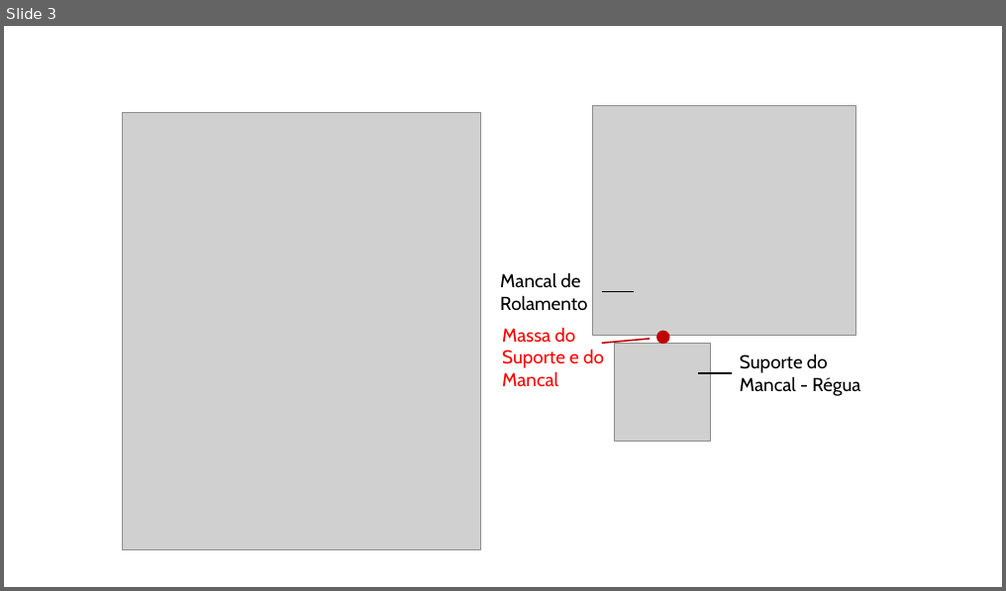
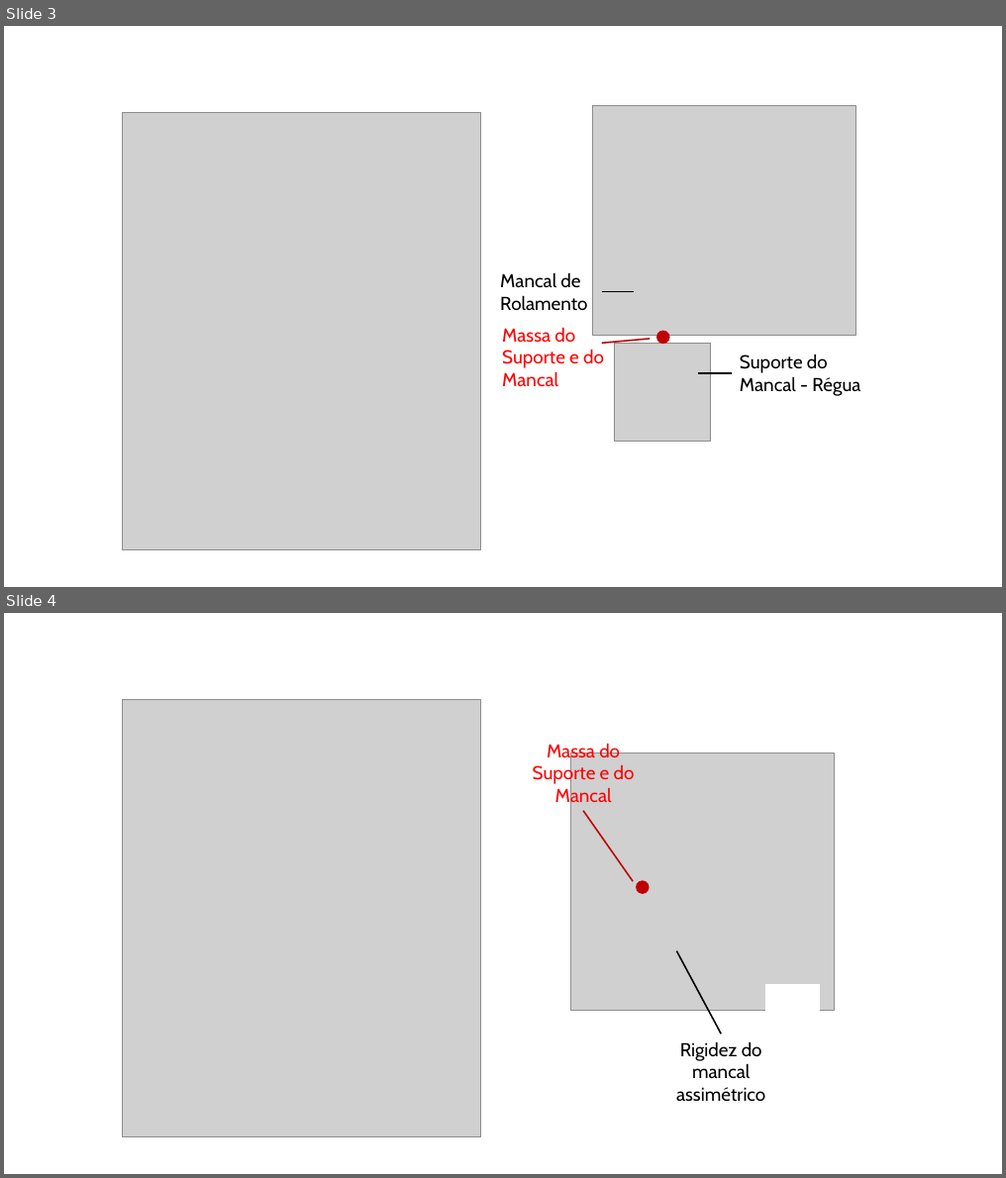
Before and after one commit to murilloabs/ebdr2026, a slide deck: aula/Modelagem - Aula/Presentation1.pptx. Shown one above the other, each under a label of ours: slide 3 before the commit, slides 3 and 4 after it. The pictures are 1006x591 and 1006x1178 pixels, drawn with LibreOffice and Linux fonts; fonts in the diff are those of the drawing; grey boxes stand for pictures. Boxes give left, top, right and bottom in pixels: in the first picture for what was removed or moved away, otherwise in the second. Text is boxed around its words. In the diff, an @@ line names an element or a change of style, - is before the commit and + after.

```diff
--- a/aula/Modelagem - Aula/Presentation1.pptx
+++ b/aula/Modelagem - Aula/Presentation1.pptx
@@ slide 4 added at box(4, 613, 1002, 1174), background #FFFFFF @@
@@ picture added at box(122, 700, 481, 1138) @@
@@ text added at box(533, 742, 635, 807), 18 pt, text #FF0000 @@
+Massa do Suporte e do Mancal
@@ picture added at box(570, 753, 835, 1010) @@
@@ line added from (583, 811) to (633, 881), #C00000 1.5 pt @@
@@ ellipse added at box(637, 881, 648, 894), fill #C00000, outline #C00000 1.5 pt @@
@@ line added from (721, 1035) to (677, 952), #000000 1.5 pt @@
@@ rectangle added at box(766, 985, 819, 1011), fill #FFFFFF, outline #FFFFFF 1.5 pt @@
@@ text added at box(676, 1042, 765, 1102), 18 pt, text #000000 @@
+Rigidez do mancal assimétrico
```
Also in this commit, not shown: 1 other file.
